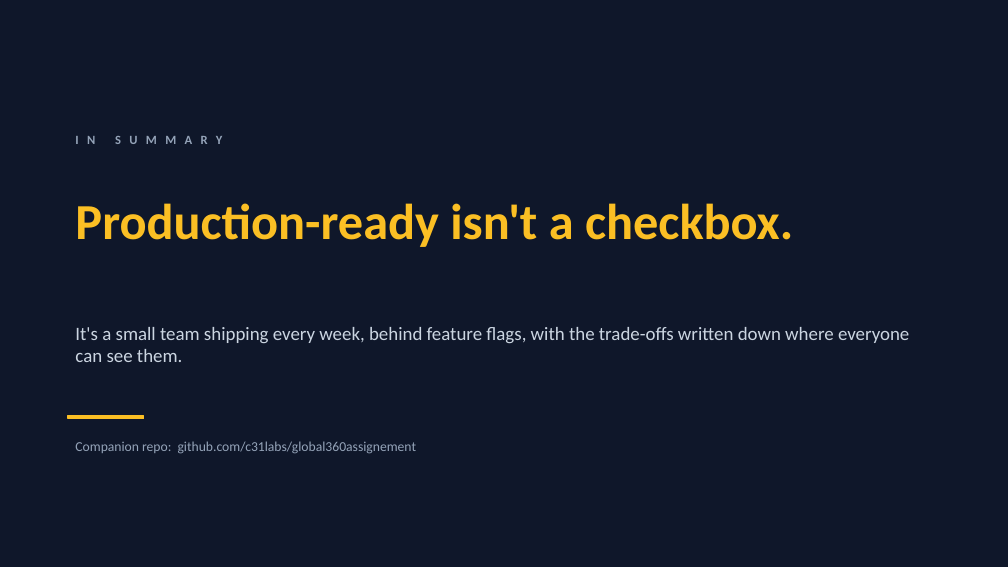
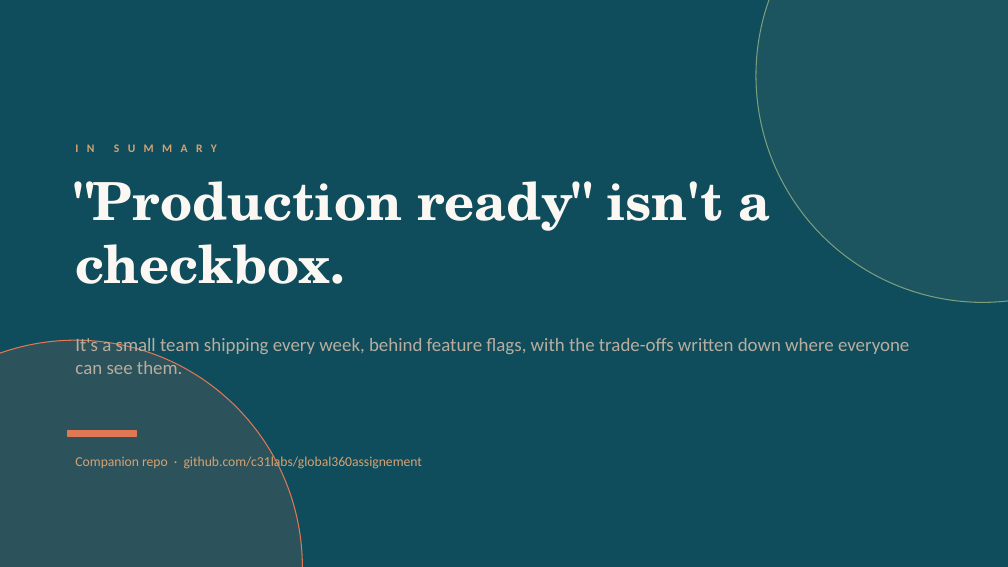
Before and after one commit to c31labs/global360assignement, a slide deck: slide 19 of docs/presentation/TaskFlow.pptx. Drawn at 1008x567 pixels with LibreOffice and Linux fonts; fonts in the diff are those of the drawing. Boxes give left, top, right and bottom in pixels: in the first picture for what was removed or moved away, otherwise in the second. Text is boxed around its words. In the diff, an @@ line names an element or a change of style, - is before the commit and + after.

```diff
--- a/docs/presentation/TaskFlow.pptx
+++ b/docs/presentation/TaskFlow.pptx
@@ background #0F172A to #0F4C5C @@
@@ ellipse added at (x1=756, y1=0, x2=1008, y2=302), fill #7A9E7E at 12% opacity, outline #7A9E7E 1 pt @@
@@ text "IN SUMMARY" moved from (x1=68, y1=121, x2=938, y2=159) to (x1=68, y1=129, x2=938, y2=166) @@
@@ text "IN SUMMARY" at (x1=68, y1=129, x2=938, y2=166): size 12 to 11 pt, text colour #94A3B8 to #D4A373 @@
@@ text at (x1=75, y1=181, x2=770, y2=284): text changed; size 48 to 50 pt; font Calibri to TeX Gyre Schola; text colour #FBBF24 to #FBF7F2 @@
-Production-ready isn't a checkbox.
+"Production ready" isn't a checkbox.
@@ text "It's a small team shipping ..." moved from (x1=75, y1=327, x2=909, y2=362) to (x1=75, y1=338, x2=909, y2=374) @@
@@ text "It's a small team shipping ..." at (x1=75, y1=338, x2=909, y2=374): text colour #CBD5E1 to #B8AEA0 @@
@@ ellipse added at (x1=0, y1=340, x2=302, y2=567), fill #E07856 at 14% opacity, outline #E07856 1 pt @@
@@ rectangle resized from (x1=68, y1=416, x2=144, y2=419) to (x1=68, y1=431, x2=136, y2=437) @@
@@ rectangle at (x1=68, y1=431, x2=136, y2=437): fill #FBBF24 to #E07856; outline #FBBF24 1 pt to #E07856 1 pt @@
@@ text at (x1=75, y1=455, x2=422, y2=471): text changed; text colour #94A3B8 to #D4A373 @@
-Companion repo: github.com/c31labs/global360assignement
+Companion repo · github.com/c31labs/global360assignement
```
Also in this commit, not shown: 18 other slides changed, 7 other files.
